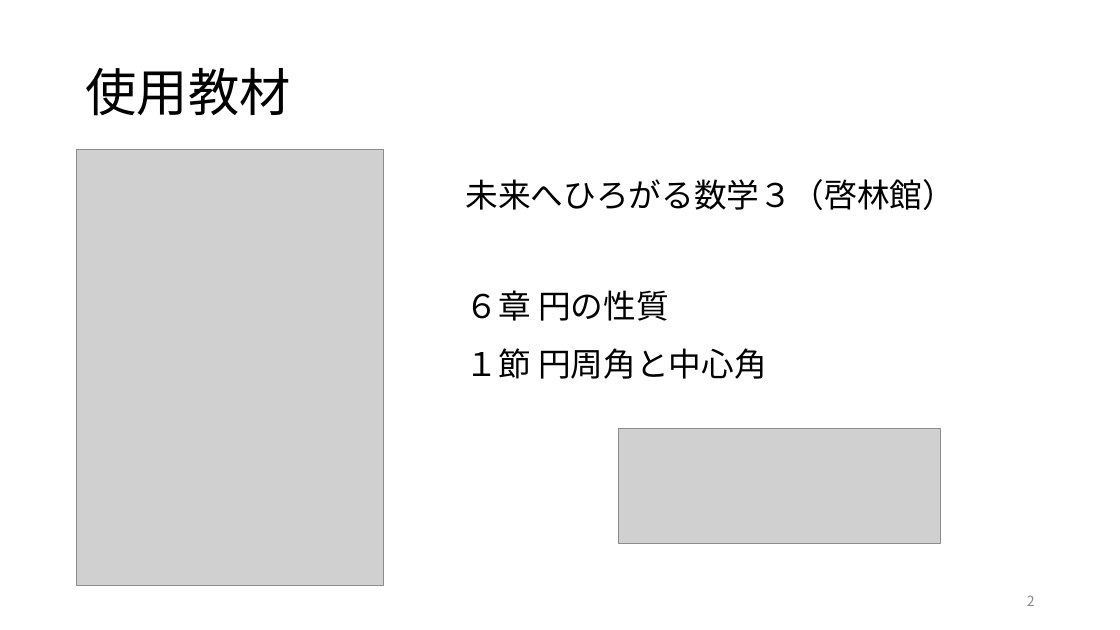
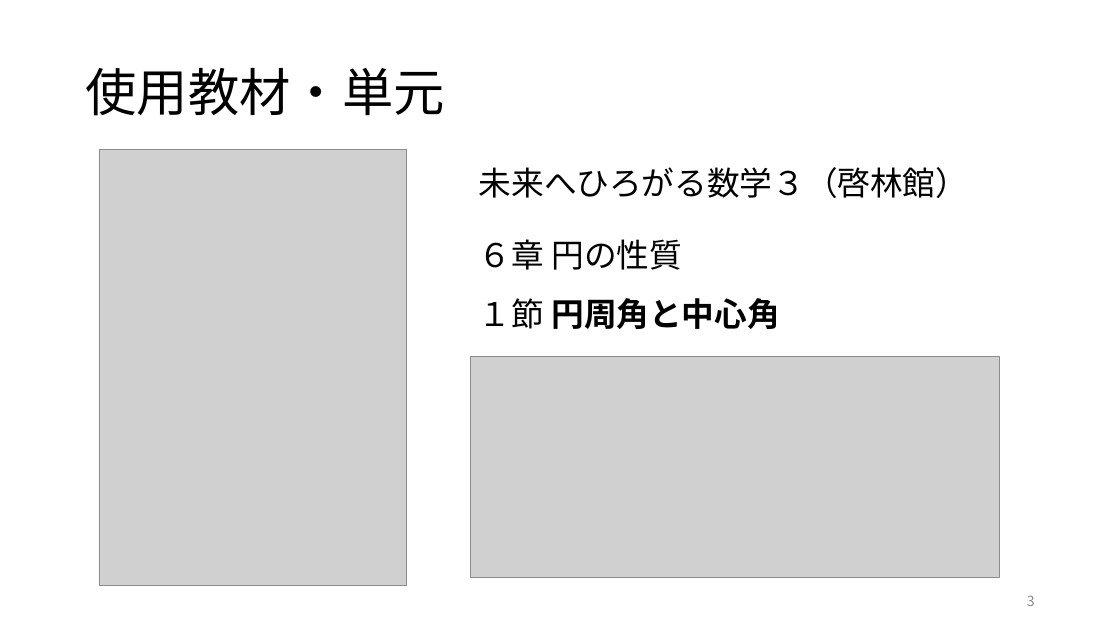
Before and after one commit to ogata222/ogata222.github.io, a slide deck: slide 3 of 円周角の定理_発表会用授業イメージ説明.pptx (slide 2 before the commit). Drawn at 1120x630 pixels with LibreOffice and Linux fonts; fonts in the diff are those of the drawing; grey boxes stand for pictures. Boxes give left, top, right and bottom in pixels: in the first picture for what was removed or moved away, otherwise in the second. Text is boxed around its words. In the diff, an @@ line names an element or a change of style, - is before the commit and + after.

```diff
--- a/円周角の定理_発表会用授業イメージ説明.pptx
+++ b/円周角の定理_発表会用授業イメージ説明.pptx
@@ title at [85,68,444,116]: text changed @@
-使用教材
+使用教材・単元
@@ picture: place and size @@
-picture at [76,149,384,586]
+picture at [99,149,407,586]
@@ text "未来へひろがる数学３（啓林館）": place and size @@
-text "未来へひろがる数学３（啓林館）" at [466,179,955,210]
+text "未来へひろがる数学３（啓林館）" at [479,167,968,198]
@@ text "６章 円の性質": place and size @@
-text "６章 円の性質" at [466,290,766,379]
+text "６章 円の性質" at [479,239,779,329]
@@ text at [479,298,779,329]: bold on in "円周角と中心角" @@
@@ picture added at [471,356,1000,577] @@
@@ picture removed at [619,429,941,544] @@
@@ page number at [1027,595,1035,606]: text changed @@
-2
+3
```
Also in this commit, not shown: 2 other slides changed, 16 slides added, 4 slides removed.
